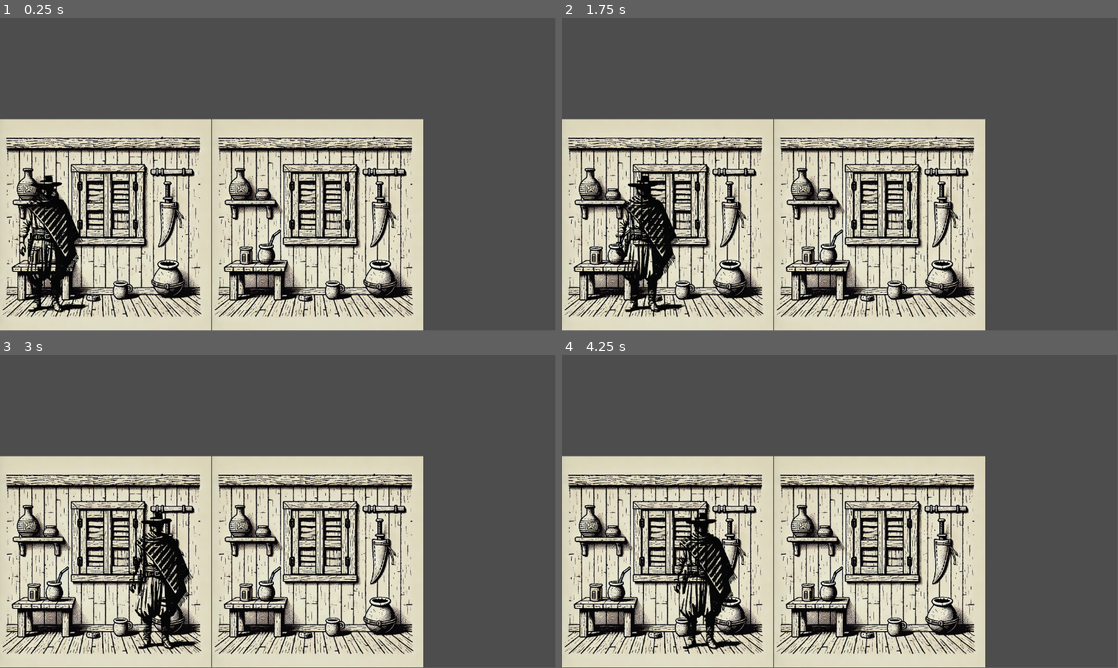
Above: before the commit, frames 1-4 (two rows, left to right).
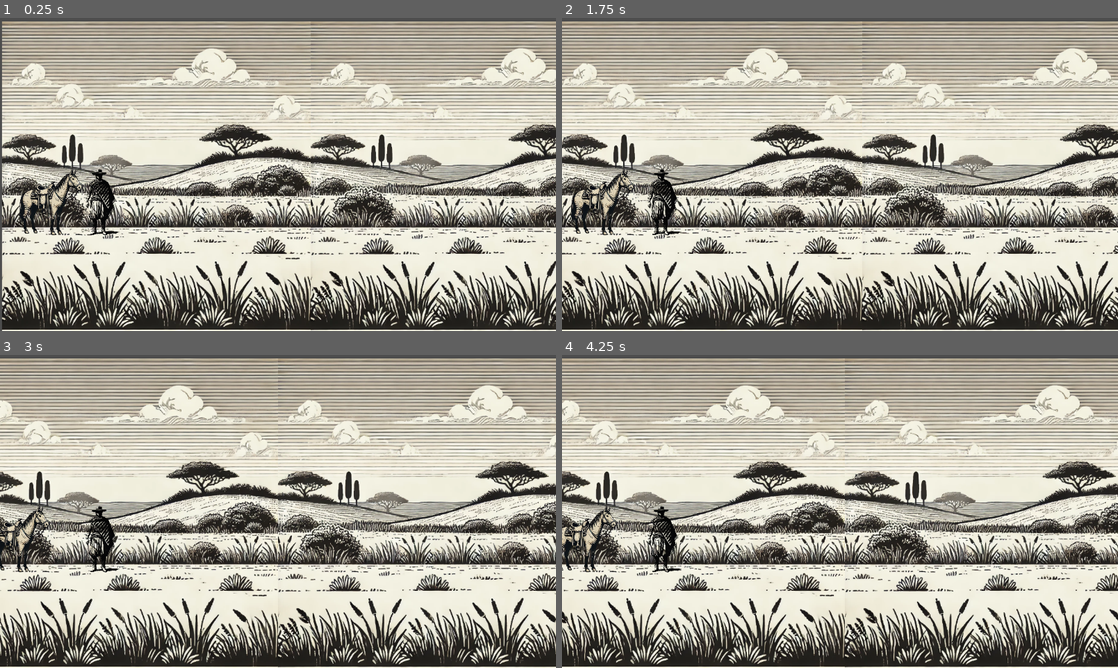
Above: after the commit, the same moments.

Repository: joacoague15/de-fierro
Game: Godot game, scene res://scenes/house.tscn
Two runs of this game, one before a commit and one after it. Both use one fixed random seed, a clock stepped at 60 frames per second and the inputs below. Before the commit the project starts from res://house.tscn.
Inputs:
- Up to frame 1 (0.25 s): no input
- Up to frame 2 (1.75 s): tap Enter at 0.5 s; hold D (move_right) 0.53-1.28 s; tap E (interact, bound only after the commit) at 0.6, 1.35 s; hold A (move_left) from 1.28 s (still down)
- Up to frame 3 (3 s): release A (move_left) at 2.03 s; hold D (move_right) from 2.03 s (still down); tap E (interact, bound only after the commit) at 2.1, 2.85 s
- Up to frame 4 (4.25 s): release D (move_right) at 3.53 s; hold A (move_left) from 3.53 s (still down); tap E (interact, bound only after the commit) at 3.6 s
In our replay, the window is 799x449 before the commit and 800x450 after it. These sizes can differ from the game's own. Grey fills any space a smaller window leaves; there, only what the larger window draws over its background counts as a difference.

The runs differ from the first frame. In frame 1, 88% of the frame differs, in the area x 0-100%, y 0-100%; in frame 2, 88%; in frame 3, 88%; in frame 4, 88%.

Commit message:
Added new gaucho and horse movement

Diff:
--- a/house.tscn
+++ /dev/null
@@ -1,25 +0,0 @@
-[gd_scene load_steps=4 format=3 uid="uid://23375gdktrf3"]
-
-[ext_resource type="Texture2D" uid="uid://broul5cj6rrbk" path="res://wall1.webp" id="1_4g7mm"]
-[ext_resource type="Script" path="res://player.gd" id="1_xcopj"]
-[ext_resource type="Texture2D" uid="uid://b8jj24jgf3yef" path="res://CharacterSprite.png" id="2_tl0tx"]
-
-[node name="Node2D" type="Node2D"]
-
-[node name="Environment" type="Sprite2D" parent="."]
-position = Vector2(219, 429)
-scale = Vector2(0.427979, 0.427979)
-texture = ExtResource("1_4g7mm")
-
-[node name="Environment2" type="Sprite2D" parent="."]
-position = Vector2(659, 429)
-scale = Vector2(0.428, 0.428)
-texture = ExtResource("1_4g7mm")
-
-[node name="Player" type="Node2D" parent="."]
-script = ExtResource("1_xcopj")
-
-[node name="PlayerSprite" type="Sprite2D" parent="Player"]
-position = Vector2(104, 469)
-scale = Vector2(0.3, 0.3)
-texture = ExtResource("2_tl0tx")
--- a/icon.svg
+++ /dev/null
@@ -1 +0,0 @@
-<svg xmlns="http://www.w3.org/2000/svg" width="128" height="128"><rect width="124" height="124" x="2" y="2" fill="#363d52" stroke="#212532" stroke-width="4" rx="14"/><g fill="#fff" transform="translate(12.322 12.322)scale(.101)"><path d="M105 673v33q407 354 814 0v-33z"/><path fill="#478cbf" d="m105 673 152 14q12 1 15 14l4 67 132 10 8-61q2-11 15-15h162q13 4 15 15l8 61 132-10 4-67q3-13 15-14l152-14V427q30-39 56-81-35-59-83-108-43 20-82 47-40-37-88-64 7-51 8-102-59-28-123-42-26 43-46 89-49-7-98 0-20-46-46-89-64 14-123 42 1 51 8 102-48 27-88 64-39-27-82-47-48 49-83 108 26 42 56 81zm0 33v39c0 276 813 276 814 0v-39l-134 12-5 69q-2 10-14 13l-162 11q-12 0-16-11l-10-65H446l-10 65q-4 11-16 11l-162-11q-12-3-14-13l-5-69z"/><path d="M483 600c0 34 58 34 58 0v-86c0-34-58-34-58 0z"/><circle cx="725" cy="526" r="90"/><circle cx="299" cy="526" r="90"/></g><g fill="#414042" transform="translate(12.322 12.322)scale(.101)"><circle cx="307" cy="532" r="60"/><circle cx="717" cy="532" r="60"/></g></svg>
--- a/project.godot
+++ b/project.godot
@@ -11,9 +11,13 @@
 [application]
 
 config/name="De Fierro"
-run/main_scene="res://house.tscn"
+run/main_scene="res://scenes/house.tscn"
 config/features=PackedStringArray("4.3", "Forward Plus")
-config/icon="res://icon.svg"
+
+[display]
+
+window/stretch/mode="viewport"
+window/stretch/aspect="expand"
 
 [input]
 
@@ -32,3 +36,8 @@
 "events": [Object(InputEventKey,"resource_local_to_scene":false,"resource_name":"","device":0,"window_id":0,"alt_presse …(194 unchanged characters)…
 ]
 }
+interact={
+"deadzone": 0.5,
+"events": [Object(InputEventKey,"resource_local_to_scene":false,"resource_name":"","device":0,"window_id":0,"alt_pressed":false,"shift_pressed":false,"ctrl_pressed":false,"meta_pressed":false,"pressed":false,"keycode":0,"physical_keycode":69,"key_label":0,"unicode":0,"location":0,"echo":false,"script":null)
+]
+}
--- /dev/null
+++ b/scenes/house.tscn
@@ -0,0 +1,97 @@
+[gd_scene load_steps=9 format=3 uid="uid://23375gdktrf3"]
+
+[ext_resource type="Texture2D" uid="uid://broul5cj6rrbk" path="res://images/wall1.webp" id="1_guig8"]
+[ext_resource type="Script" path="res://scripts/player.gd" id="2_0ps76"]
+[ext_resource type="Texture2D" uid="uid://b8jj24jgf3yef" path="res://images/CharacterSprite.png" id="3_iyq7q"]
+[ext_resource type="Texture2D" uid="uid://nw071wpwo0ye" path="res://images/Pampa1.webp" id="4_120t6"]
+[ext_resource type="Script" path="res://scripts/horse.gd" id="5_00a7k"]
+[ext_resource type="Texture2D" uid="uid://bu55wvnl2i1f4" path="res://images/Horse.png" id="5_3wycr"]
+
+[sub_resource type="RectangleShape2D" id="RectangleShape2D_4bbdy"]
+size = Vector2(20, 39)
+
+[sub_resource type="RectangleShape2D" id="RectangleShape2D_ae15g"]
+size = Vector2(38, 2.5)
+
+[node name="Node2D" type="Node2D"]
+
+[node name="Wall1" type="Sprite2D" parent="."]
+position = Vector2(117, 542)
+scale = Vector2(0.25, 0.25)
+texture = ExtResource("1_guig8")
+
+[node name="Wall2" type="Sprite2D" parent="."]
+position = Vector2(369, 542)
+scale = Vector2(0.25, 0.25)
+texture = ExtResource("1_guig8")
+
+[node name="Wall3" type="Sprite2D" parent="."]
+position = Vector2(625, 542)
+scale = Vector2(0.25, 0.25)
+texture = ExtResource("1_guig8")
+
+[node name="Pampa1" type="Sprite2D" parent="."]
+position = Vector2(90, 303)
+scale = Vector2(0.173828, 0.173828)
+texture = ExtResource("4_120t6")
+
+[node name="Pampa2" type="Sprite2D" parent="."]
+position = Vector2(268, 303)
+scale = Vector2(0.174, 0.174)
+texture = ExtResource("4_120t6")
+
+[node name="Pampa3" type="Sprite2D" parent="."]
+position = Vector2(446, 303)
+scale = Vector2(0.174, 0.174)
+texture = ExtResource("4_120t6")
+
+[node name="Pampa4" type="Sprite2D" parent="."]
+position = Vector2(622, 303)
+scale = Vector2(0.174, 0.174)
+texture = ExtResource("4_120t6")
+
+[node name="Pampa5" type="Sprite2D" parent="."]
+position = Vector2(797, 303)
+scale = Vector2(0.174, 0.174)
+texture = ExtResource("4_120t6")
+
+[node name="Pampa6" type="Sprite2D" parent="."]
+position = Vector2(975, 303)
+scale = Vector2(0.174, 0.174)
+texture = ExtResource("4_120t6")
+
+[node name="Player" type="Node2D" parent="."]
+script = ExtResource("2_0ps76")
+
+[node name="PlayerSprite" type="Sprite2D" parent="Player"]
+position = Vector2(58, 318)
+scale = Vector2(0.04, 0.04)
+texture = ExtResource("3_iyq7q")
+
+[node name="PlayerArea2D" type="Area2D" parent="Player"]
+
+[node name="CollisionShape2D" type="CollisionShape2D" parent="Player/PlayerArea2D"]
+position = Vector2(58, 317.5)
+shape = SubResource("RectangleShape2D_4bbdy")
+
+[node name="Camera2D" type="Camera2D" parent="Player"]
+offset = Vector2(160, 302)
+zoom = Vector2(3.6, 3.6)
+
+[node name="Horse" type="Node2D" parent="."]
+script = ExtResource("5_00a7k")
+
+[node name="HorseSprite" type="Sprite2D" parent="Horse"]
+position = Vector2(28, 318)
+scale = Vector2(0.05, 0.05)
+texture = ExtResource("5_3wycr")
+flip_h = true
+
+[node name="Area2D" type="Area2D" parent="Horse"]
+
+[node name="CollisionShape2D" type="CollisionShape2D" parent="Horse/Area2D"]
+position = Vector2(29, 314)
+shape = SubResource("RectangleShape2D_ae15g")
+
+[connection signal="area_entered" from="Horse/Area2D" to="Horse" method="_on_area_2d_area_entered"]
+[connection signal="area_exited" from="Horse/Area2D" to="Horse" method="_on_area_2d_area_exited"]
--- /dev/null
+++ b/scripts/horse.gd
@@ -0,0 +1,44 @@
+extends Node2D
+
+var speed = 80
+
+var player_in_area = false
+var mounted = false
+
+@onready var player = get_node("../Player")
+@onready var horse_sprite = $HorseSprite
+
+@onready var player_mounted_texture = preload("res://images/PlayerMounted.png")
+@onready var horse_texture = preload("res://images/Horse.png")
+
+func _on_area_2d_area_entered(body):
+	if body.name == "PlayerArea2D":
+		player_in_area = true
+
+func _on_area_2d_area_exited(body):
+	if body.name == "PlayerArea2D":
+		player_in_area = false
+
+func _process(delta):
+	if Input.is_action_just_pressed("interact") and player_in_area and not mounted:
+		mount_player()
+	elif Input.is_action_just_pressed("interact") and mounted:
+		dismount_player()
+
+	if mounted:
+		if Input.is_action_pressed("move_right"):
+			position.x += speed * delta
+			horse_sprite.flip_h = true
+		elif Input.is_action_pressed("move_left"):
+			position.x -= speed * delta
+			horse_sprite.flip_h = false
+
+func mount_player():
+	mounted = true
+	player.visible = false
+	horse_sprite.texture = player_mounted_texture
+
+func dismount_player():
+	mounted = false
+	player.visible = true
+	horse_sprite.texture = horse_texture
--- a/player.gd
+++ b/scripts/player.gd
@@ -1,7 +1,7 @@
 extends Node2D
 
-var speed = 240
-var boost_multiplier = 1.6
+var speed = 20
+var boost_multiplier = 2
 
 func _process(delta):
 	var current_speed = speed
Renamed: CharacterSprite.png -> images/CharacterSprite.png
Not shown, changed: images/CharacterSprite.png.import
Binary file added: images/Horse.png
Not shown, changed: images/Horse.png.import
Binary file added: images/Pampa1.webp
Not shown, added: images/Pampa1.webp.import
Binary file added: images/PlayerMounted.png
Not shown, added: images/PlayerMounted.png.import
Renamed: wall1.webp -> images/wall1.webp
Not shown, changed: images/wall1.webp.import
